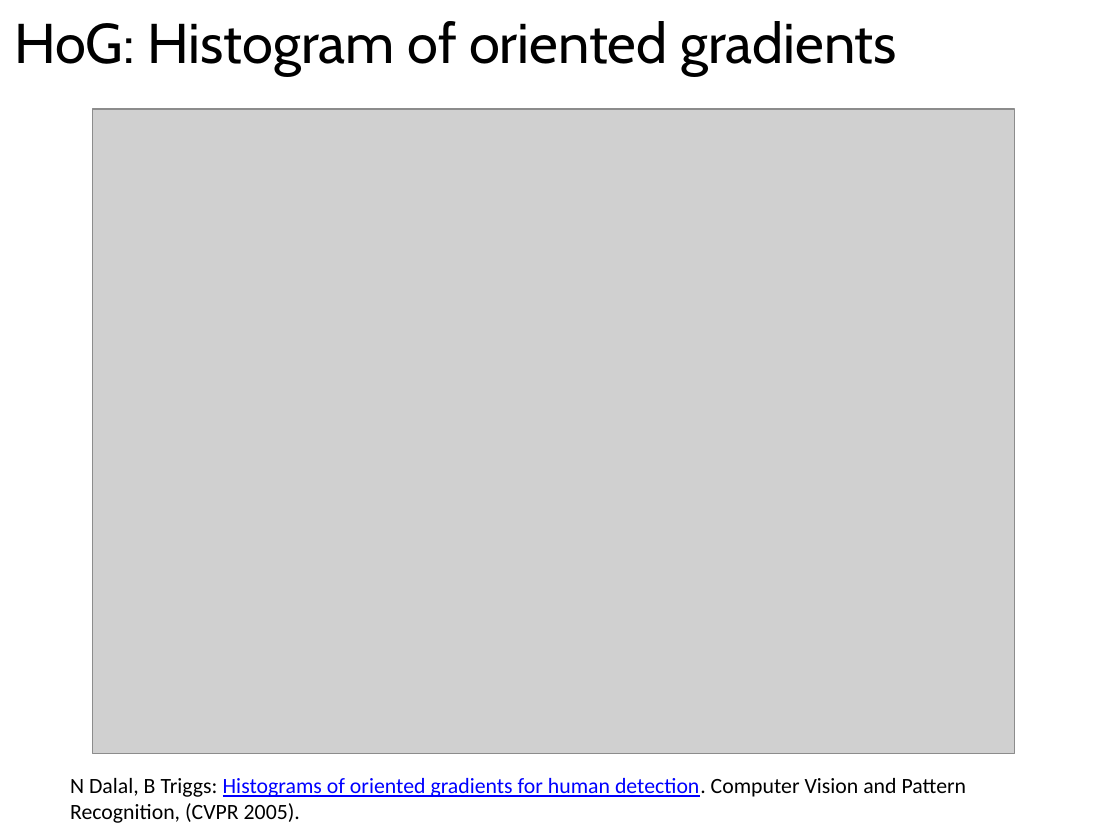
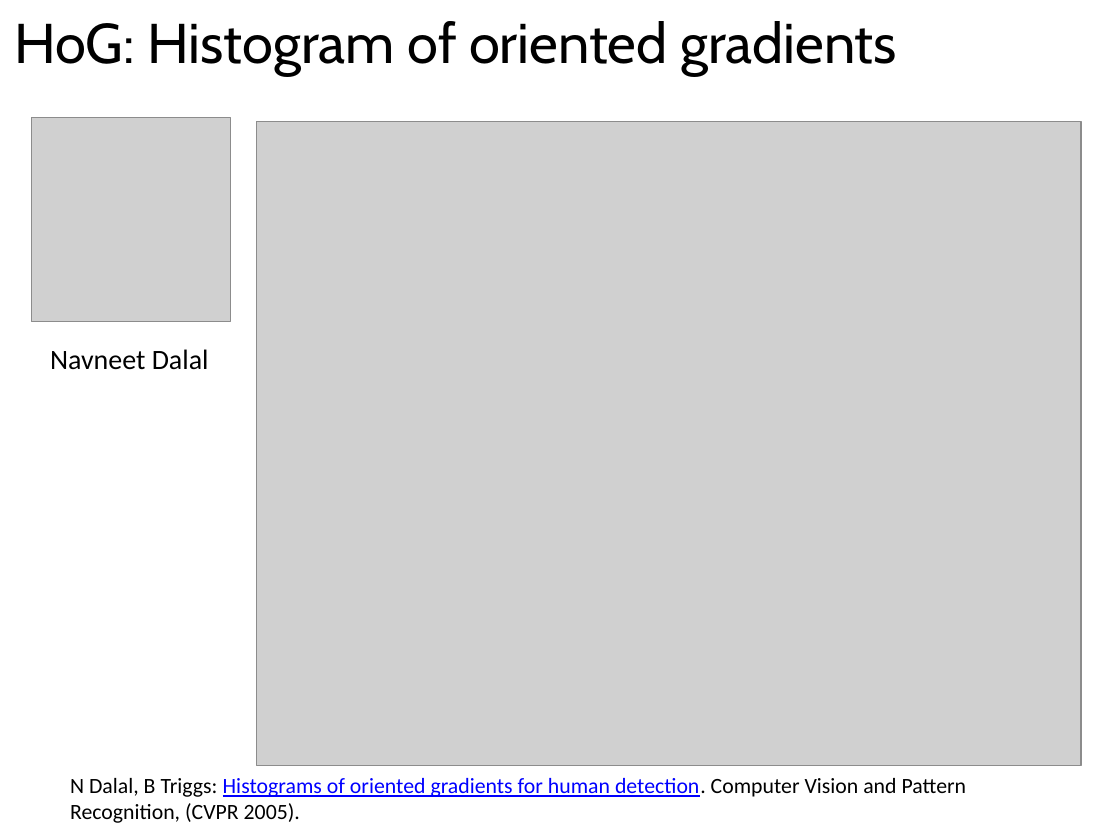
Before and after one commit to domingomery/patrones, a slide deck: slide 2 of clases/Cap02_Extraccion_de_Caracteristicas/presentations/PAT02_HoG_HumanDetection.pptx. Drawn at 1120x840 pixels with LibreOffice and Linux fonts; fonts in the diff are those of the drawing; grey boxes stand for pictures. Boxes give left, top, right and bottom in pixels: in the first picture for what was removed or moved away, otherwise in the second. Text is boxed around its words. In the diff, an @@ line names an element or a change of style, - is before the commit and + after.

```diff
--- a/clases/Cap02_Extraccion_de_Caracteristicas/presentations/PAT02_HoG_HumanDetection.pptx
+++ b/clases/Cap02_Extraccion_de_Caracteristicas/presentations/PAT02_HoG_HumanDetection.pptx
@@ picture added at (31,118,231,321) @@
@@ picture: place and size @@
-picture at (93,109,1015,754)
+picture at (256,121,1081,766)
@@ text added at (50,349,209,370), 18 pt, text #000000 @@
+Navneet Dalal
```
Also in this commit, not shown: 5 other files.
